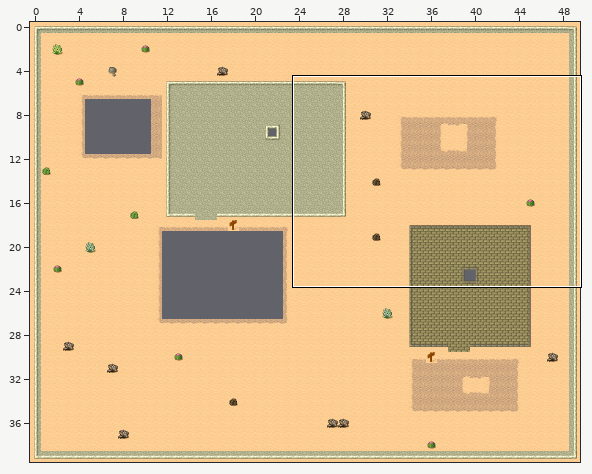
Level history. Tiled map (JSON): assets/maps/tmw_desert_map.json. Above: a wide view before the commit, with the close-up outlined.
Close-up. Before:
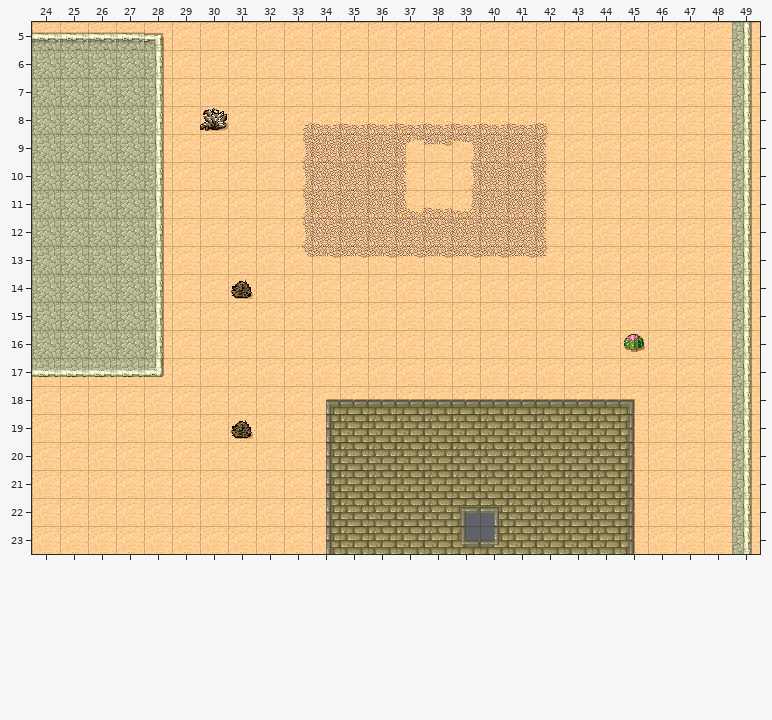
Cells are 32x32 px. Shown: x 24..49, y 5..23. The commit also changed other parts of the map, which this record leaves out.
New version:
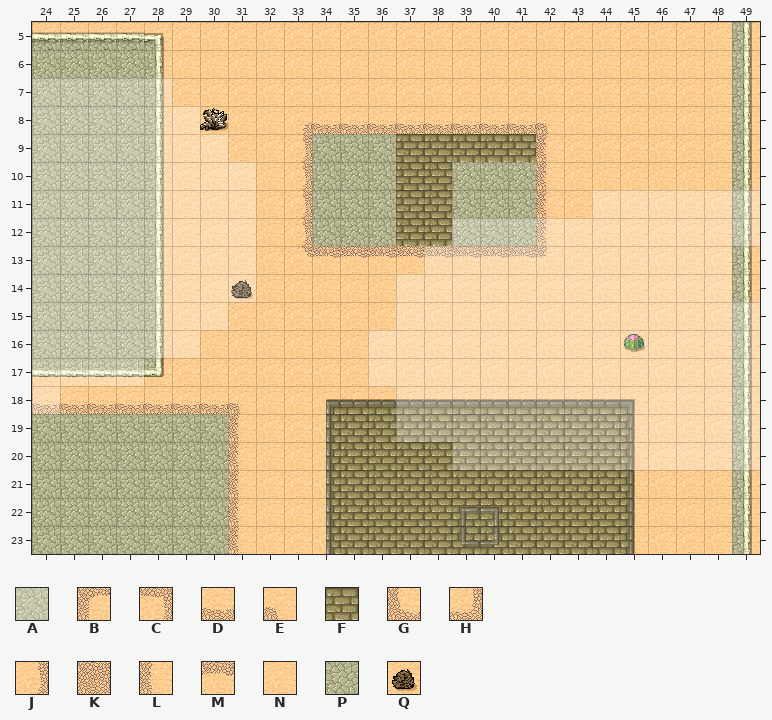
Key: from "some_clouds": A 4; from "tmw_desert": B 3, C 4, D 6, E 7, F 9, G 11, H 12, J 13, K 14, L 15, M 22, N 29, P 33, Q 46.
_ is an empty cell.
Tiles of an added or newly shown layer are drawn over the layers below it.
See-through tiles are keyed as they look on the map.
Change:
Layer "Underground/Underground Tiles" (now shown):
The author put tile F in row 9 at x 37 to 41; in rows 10 to 12 at x 37 to 38; in rows 22 to 23 at x 39 to 40.
The author put tile P in row 9 at x 34 to 36; in rows 10 to 12 at x 34 to 36 and 39 to 41; in rows 19 to 23 at x 24 to 30.
Layer "Ground/Ground tiles":
Tile N becomes tile D in row 18 at x 24 to 30.
Tile N becomes tile E in row 18 at x 31.
Tile N becomes tile L in rows 20 to 23 at x 31.
Tile Q becomes tile L in row 19 at x 31.
The edit erases tile B in row 9 at x 37.
The edit erases tile C in row 9 at x 39.
The edit erases tile D in row 11 at x 38.
The edit erases tile G in row 11 at x 37.
The edit erases tile H in row 11 at x 39.
The edit erases tile J in row 10 at x 39.
The edit erases tile K in rows 9 to 11 at x 34 to 36 and 40 to 41; in row 12 at x 34 to 41.
The edit erases tile L in row 10 at x 37.
The edit erases tile M in row 9 at x 38.
The edit erases tile N in row 10 at x 38; in rows 19 to 23 at x 24 to 30.
Layer "Sky/Sky tiles" (now shown):
The author put tile A in row 7 at x 24 to 28; in row 8 at x 24 to 29; in row 9 at x 24 to 30; in row 10 at x 24 to 31; in row 11 at x 24 to 31 and 44 to 49; in row 12 at x 24 to 31 and 39 to 49.
The author put tile A in row 13 at x 24 to 31 and 38 to 48; in row 14 at x 24 to 31 and 37 to 48; in row 15 at x 24 to 30 and 37 to 49; in row 16 at x 24 to 29 and 36 to 49; in row 17 at x 24 to 27 and 36 to 49; in row 18 at x 24 and 37 to 49.
The author put tile A in row 19 at x 37 to 49; in row 20 at x 39 to 49.
